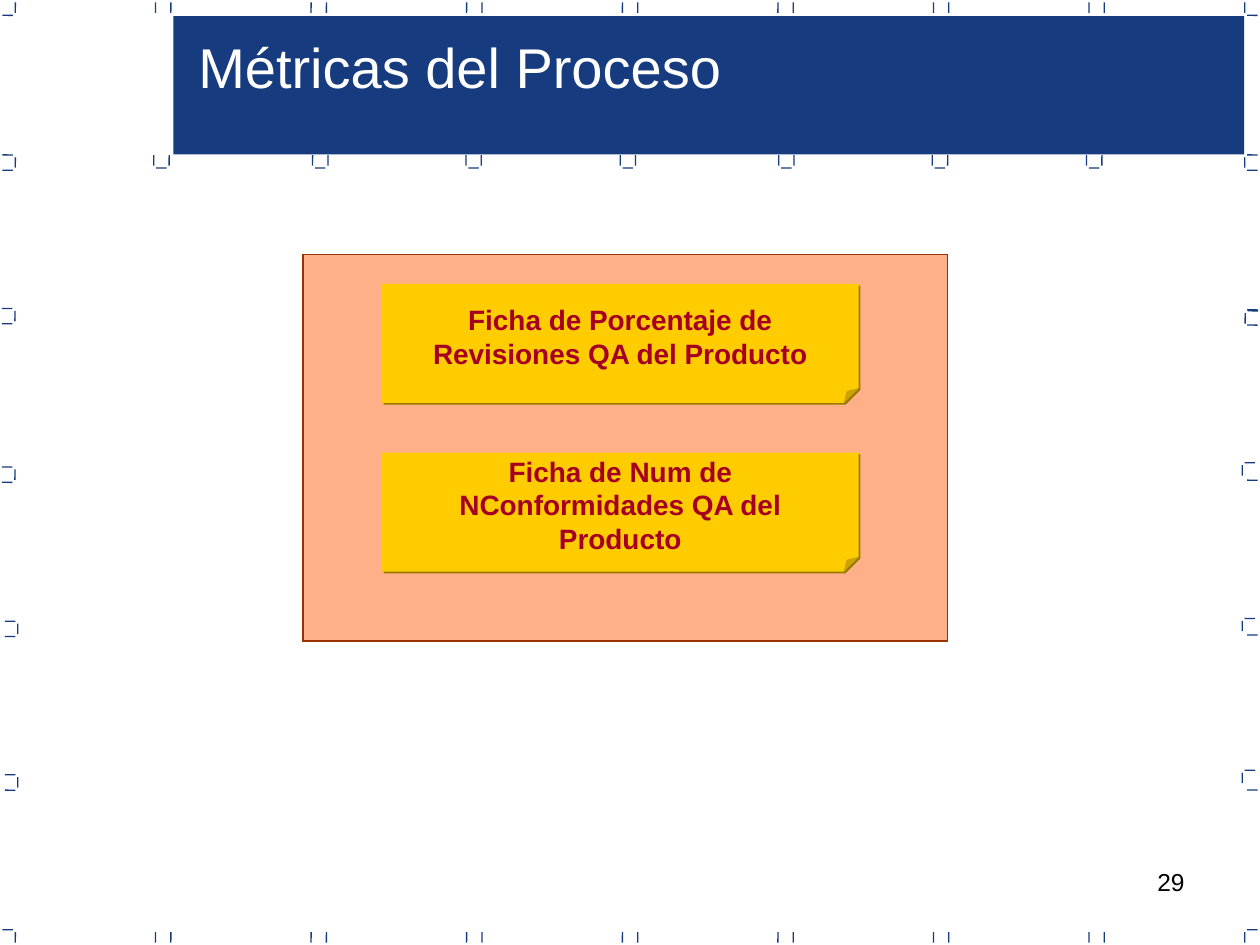
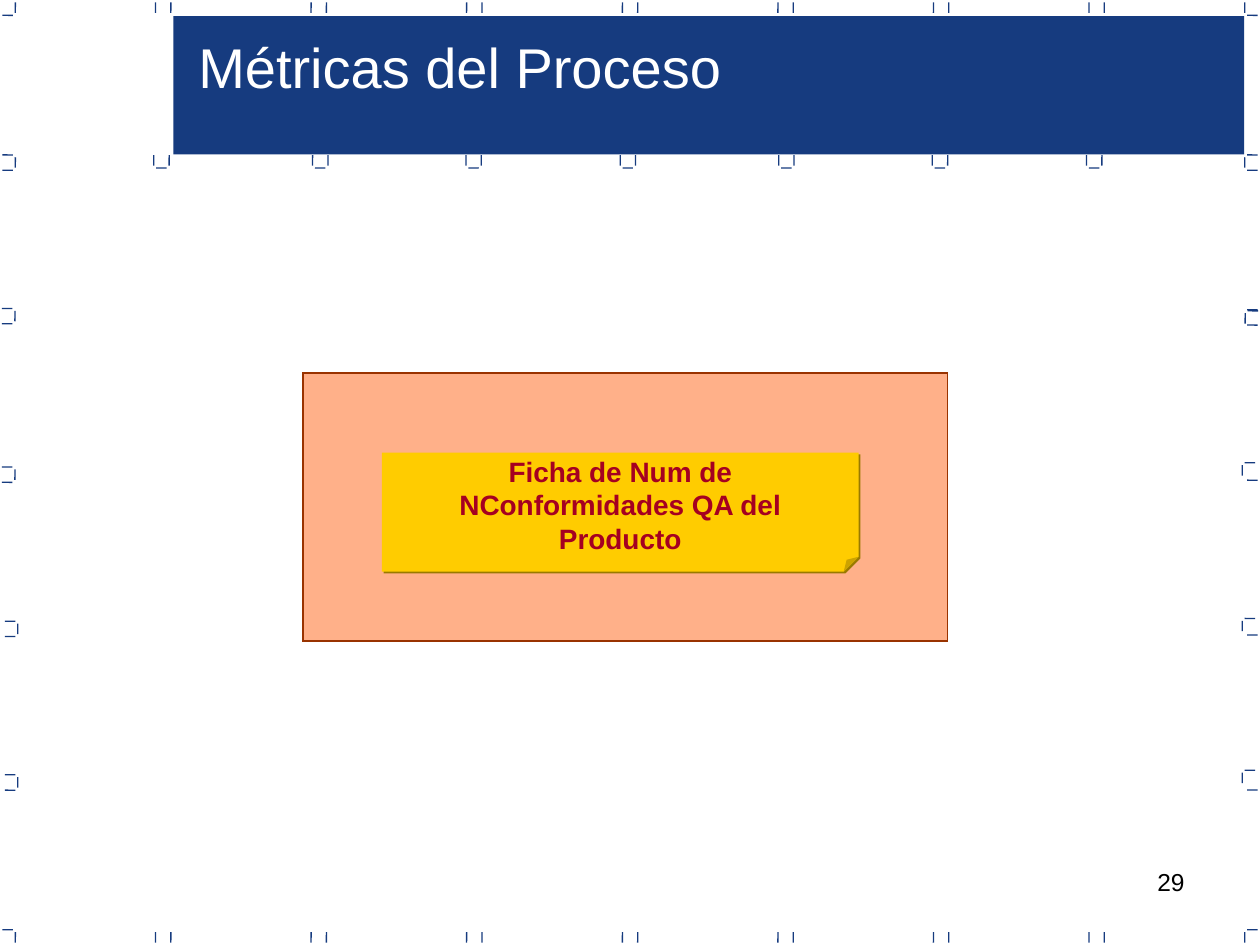
Before and after one commit to joansafr/Dev90PlusPlus, a slide deck: slide 29 of Area PPQA/F.DEV90.PPQA.R02 - Proceso de Aseguramiento de la Calidad.ppt. Drawn at 1260x945 pixels with LibreOffice and Linux fonts; fonts in the diff are those of the drawing. Boxes give left, top, right and bottom in pixels: in the first picture for what was removed or moved away, otherwise in the second. Text is boxed around its words. In the diff, an @@ line names an element or a change of style, - is before the commit and + after.

```diff
--- a/Area PPQA/F.DEV90.PPQA.R02 - Proceso de Aseguramiento de la Calidad.ppt
+++ b/Area PPQA/F.DEV90.PPQA.R02 - Proceso de Aseguramiento de la Calidad.ppt
@@ folded corner removed at [382, 284, 858, 402] @@
-Ficha de Porcentaje de Revisiones QA del Producto
@@ rectangle: place and size @@
-rectangle at [302, 255, 948, 641]
+rectangle at [302, 373, 948, 641]
```
Also in this commit, not shown: 12 other files.
